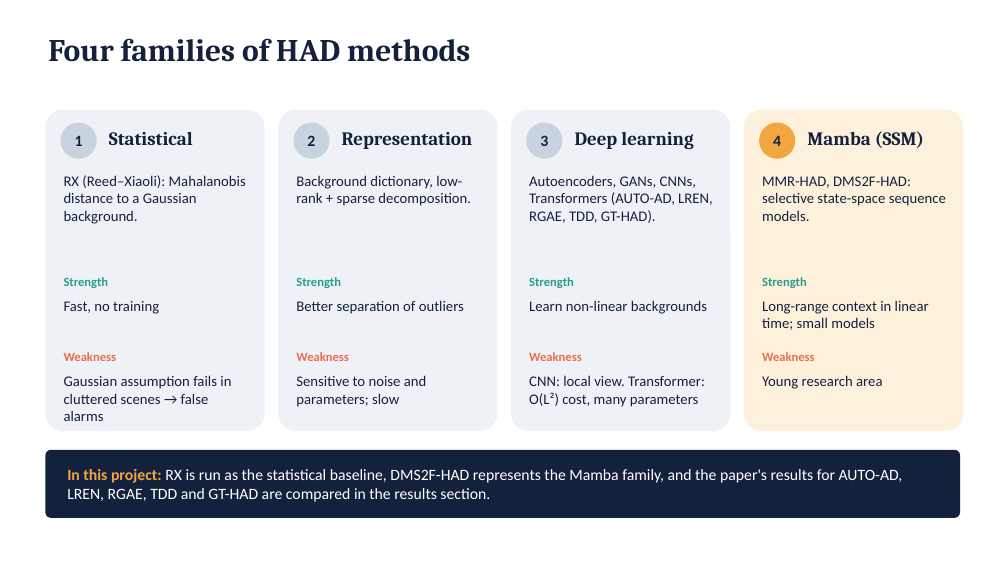
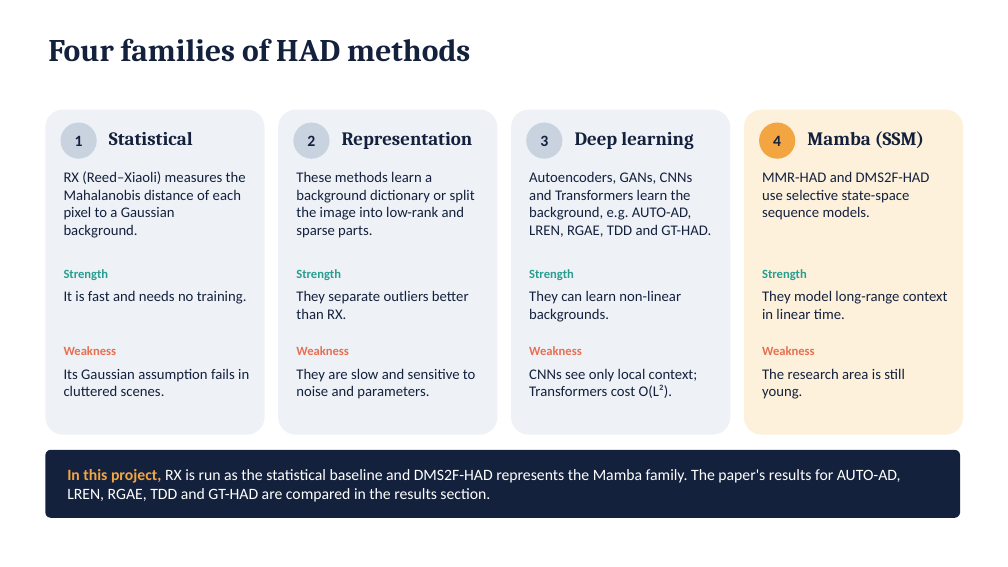
Before and after one commit to SaarthakG-Dtu/Hyperspectral_Anomaly_Detection, a slide deck: slide 6 of presentation/DMS2F-HAD_presentation.pptx. Drawn at 1008x567 pixels with LibreOffice and Linux fonts; fonts in the diff are those of the drawing. Boxes give left, top, right and bottom in pixels: in the first picture for what was removed or moved away, otherwise in the second. Text is boxed around its words. In the diff, an @@ line names an element or a change of style, - is before the commit and + after.

```diff
--- a/presentation/DMS2F-HAD_presentation.pptx
+++ b/presentation/DMS2F-HAD_presentation.pptx
@@ rounded rectangle: place and size @@
-rounded rectangle at <box>45,110,265,431</box>
+rounded rectangle at <box>45,110,265,435</box>
@@ rounded rectangle: place and size @@
-rounded rectangle at <box>278,110,498,431</box>
+rounded rectangle at <box>278,110,498,435</box>
@@ rounded rectangle: place and size @@
-rounded rectangle at <box>511,110,730,431</box>
+rounded rectangle at <box>511,110,730,435</box>
@@ rounded rectangle: place and size @@
-rounded rectangle at <box>744,110,963,431</box>
+rounded rectangle at <box>744,110,963,435</box>
@@ text at <box>64,171,246,238</box>: text changed @@
-RX (Reed–Xiaoli): Mahalanobis distance to a Gaussian background.
+RX (Reed–Xiaoli) measures the Mahalanobis distance of each pixel to a Gaussian background.
@@ text at <box>296,171,475,238</box>: text changed @@
-Background dictionary, low-rank + sparse decomposition.
+These methods learn a background dictionary or split the image into low-rank and sparse parts.
@@ text at <box>529,172,711,237</box>: text changed @@
-Autoencoders, GANs, CNNs, Transformers (AUTO-AD, LREN, RGAE, TDD, GT-HAD).
+Autoencoders, GANs, CNNs and Transformers learn the background, e.g. AUTO-AD, LREN, RGAE, TDD and GT-HAD.
@@ text at <box>762,171,930,220</box>: text changed @@
-MMR-HAD, DMS2F-HAD: selective state-space sequence models.
+MMR-HAD and DMS2F-HAD use selective state-space sequence models.
@@ text "Strength": place and size @@
-text "Strength" at <box>64,277,109,288</box>
+text "Strength" at <box>64,269,109,280</box>
@@ text "Strength": place and size @@
-text "Strength" at <box>296,277,341,288</box>
+text "Strength" at <box>296,269,341,280</box>
@@ text "Strength": place and size @@
-text "Strength" at <box>529,277,574,288</box>
+text "Strength" at <box>529,269,574,280</box>
@@ text "Strength": place and size @@
-text "Strength" at <box>762,277,807,288</box>
+text "Strength" at <box>762,269,807,280</box>
@@ text at <box>64,291,247,304</box>: text changed @@
-Fast, no training
+It is fast and needs no training.
@@ text at <box>296,290,469,319</box>: text changed @@
-Better separation of outliers
+They separate outliers better than RX.
@@ text at <box>529,290,681,322</box>: text changed @@
-Learn non-linear backgrounds
+They can learn non-linear backgrounds.
@@ text at <box>762,290,948,319</box>: text changed @@
-Long-range context in linear time; small models
+They model long-range context in linear time.
@@ text "Weakness": place and size @@
-text "Weakness" at <box>64,352,117,361</box>
+text "Weakness" at <box>64,346,117,355</box>
@@ text "Weakness": place and size @@
-text "Weakness" at <box>296,352,349,361</box>
+text "Weakness" at <box>296,346,349,355</box>
@@ text "Weakness": place and size @@
-text "Weakness" at <box>529,352,582,361</box>
+text "Weakness" at <box>529,346,582,355</box>
@@ text "Weakness": place and size @@
-text "Weakness" at <box>762,352,815,361</box>
+text "Weakness" at <box>762,346,815,355</box>
@@ text at <box>64,369,249,396</box>: text changed @@
-Gaussian assumption fails in cluttered scenes → false alarms
+Its Gaussian assumption fails in cluttered scenes.
@@ text at <box>296,368,476,399</box>: text changed @@
-Sensitive to noise and parameters; slow
+They are slow and sensitive to noise and parameters.
@@ text at <box>529,368,698,398</box>: text changed @@
-CNN: local view. Transformer: O(L²) cost, many parameters
+CNNs see only local context; Transformers cost O(L²).
@@ text at <box>762,368,905,399</box>: text changed @@
-Young research area
+The research area is still young.
@@ text at <box>67,469,901,502</box>: text changed @@
-In this project: RX is run as the statistical baseline, DMS2F-HAD represents the Mamba family, and the paper's results for AUTO-AD, LREN, RGAE, TDD and GT-HAD are compared in the results section.
+In this project, RX is run as the statistical baseline and DMS2F-HAD represents the Mamba family. The paper's results for AUTO-AD, LREN, RGAE, TDD and GT-HAD are compared in the results section.
```
Also in this commit, not shown: 23 other slides changed, 1 slide added, 17 other files.
